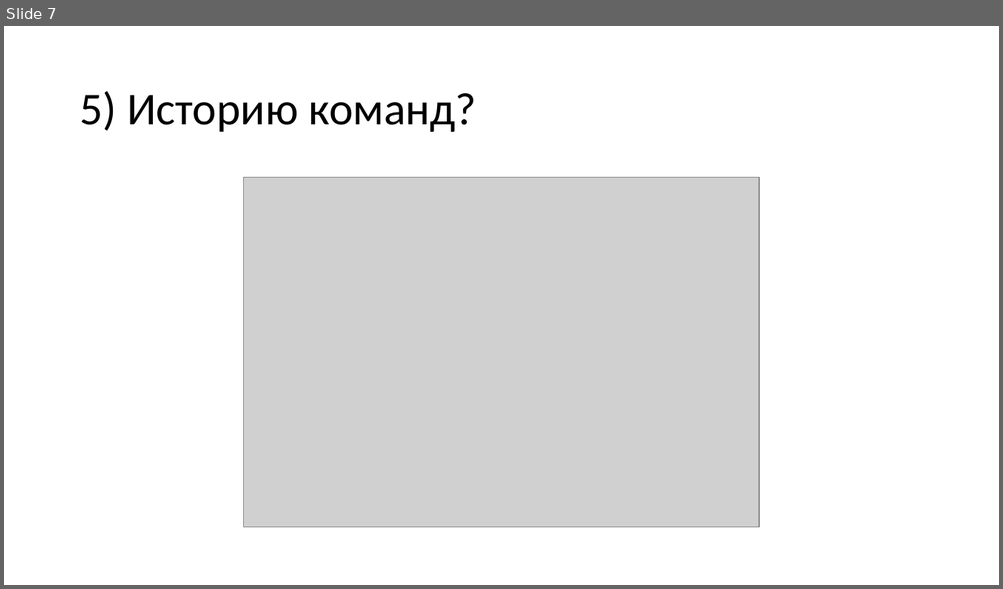
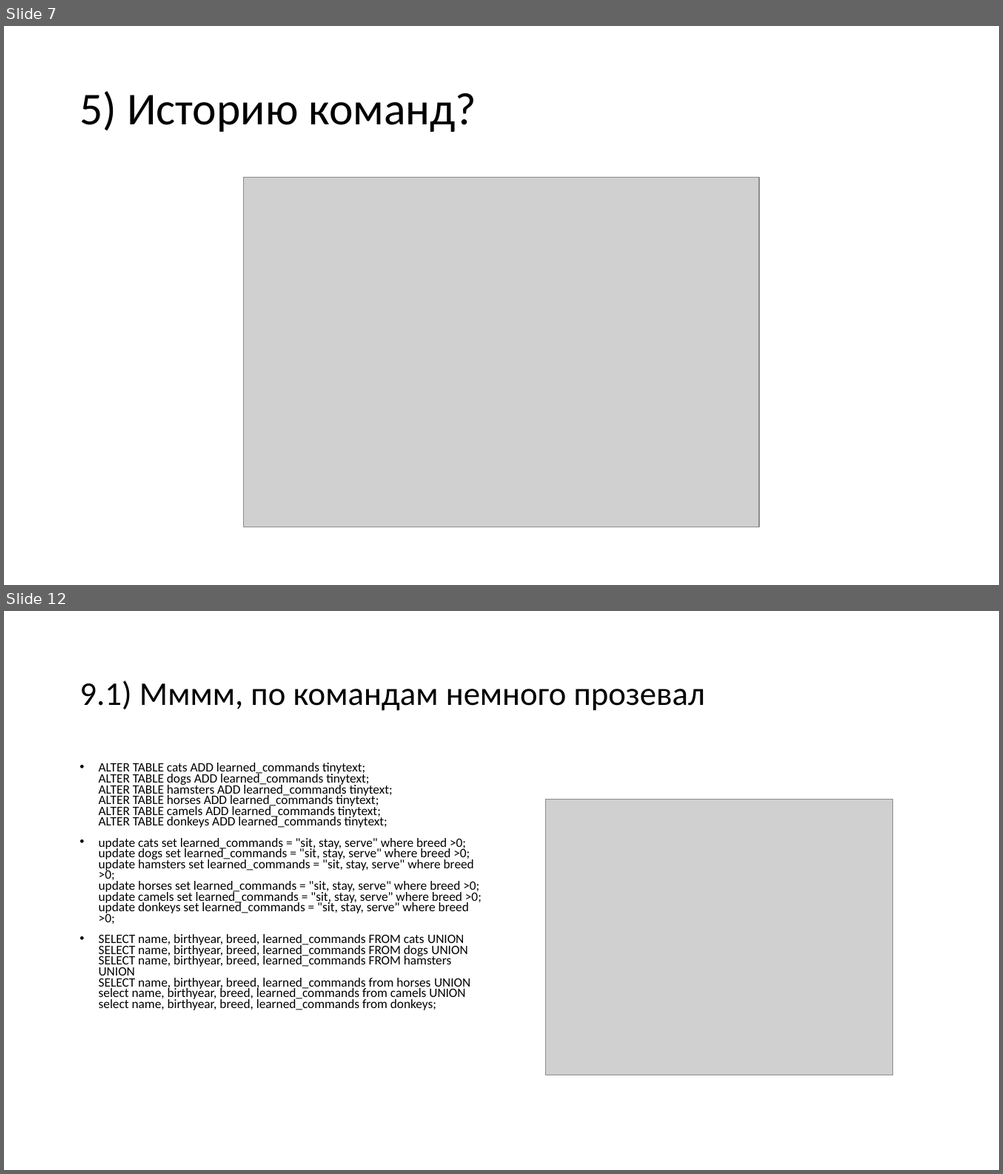
Before and after one commit to am1bestofluck/exam0723, a slide deck: report.pptx. Shown one above the other, each under a label of ours: slide 7 before the commit, slides 7 and 12 after it; the slides between them are not shown. The pictures are 1003x589 and 1003x1174 pixels, drawn with LibreOffice and Linux fonts; fonts in the diff are those of the drawing; grey boxes stand for pictures. Boxes give left, top, right and bottom in pixels: in the first picture for what was removed or moved away, otherwise in the second. Text is boxed around its words. In the diff, an @@ line names an element or a change of style, - is before the commit and + after.

```diff
--- a/report.pptx
+++ b/report.pptx
@@ slide 12 added at (4, 611, 999, 1170), background #FFFFFF @@
@@ title added at (79, 681, 705, 711), 32 pt, text #000000 @@
+9.1) Мммм, по командам немного прозевал
@@ text added at (99, 763, 481, 1011), 12.4 pt, text #000000 @@
+• ALTER TABLE cats ADD learned_commands tinytext;
+  ALTER TABLE dogs ADD learned_commands tinytext;
+  ALTER TABLE hamsters ADD learned_commands tinytext;
+  ALTER TABLE horses ADD learned_commands tinytext;
+  ALTER TABLE camels ADD learned_commands tinytext;
+  ALTER TABLE donkeys ADD learned_commands tinytext;
+• update cats set learned_commands = "sit, stay, serve" where breed >0;
+  update dogs set learned_commands = "sit, stay, serve" where breed >0;
+  update hamsters set learned_commands = "sit, stay, serve" where breed >0;
+  update horses set learned_commands = "sit, stay, serve" where breed >0;
+  update camels set learned_commands = "sit, stay, serve" where breed >0;
+  update donkeys set learned_commands = "sit, stay, serve" where breed >0;
+• SELECT name, birthyear, breed, learned_commands FROM cats UNION
+  SELECT name, birthyear, breed, learned_commands FROM dogs UNION
+  SELECT name, birthyear, breed, learned_commands FROM hamsters UNION
+  SELECT name, birthyear, breed, learned_commands from horses UNION
+  select name, birthyear, breed, learned_commands from camels UNION
+  select name, birthyear, breed, learned_commands from donkeys;
@@ picture added at (545, 799, 893, 1076) @@
```
Also in this commit, not shown: 1 slide changed, 4 other slides added.
